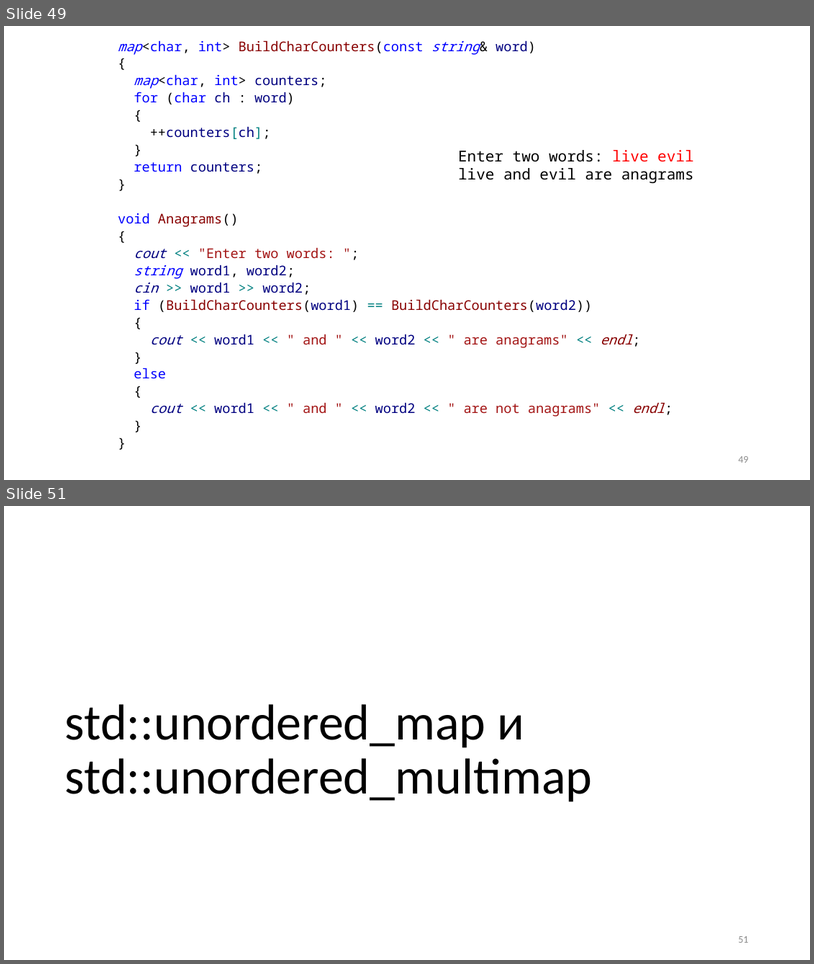
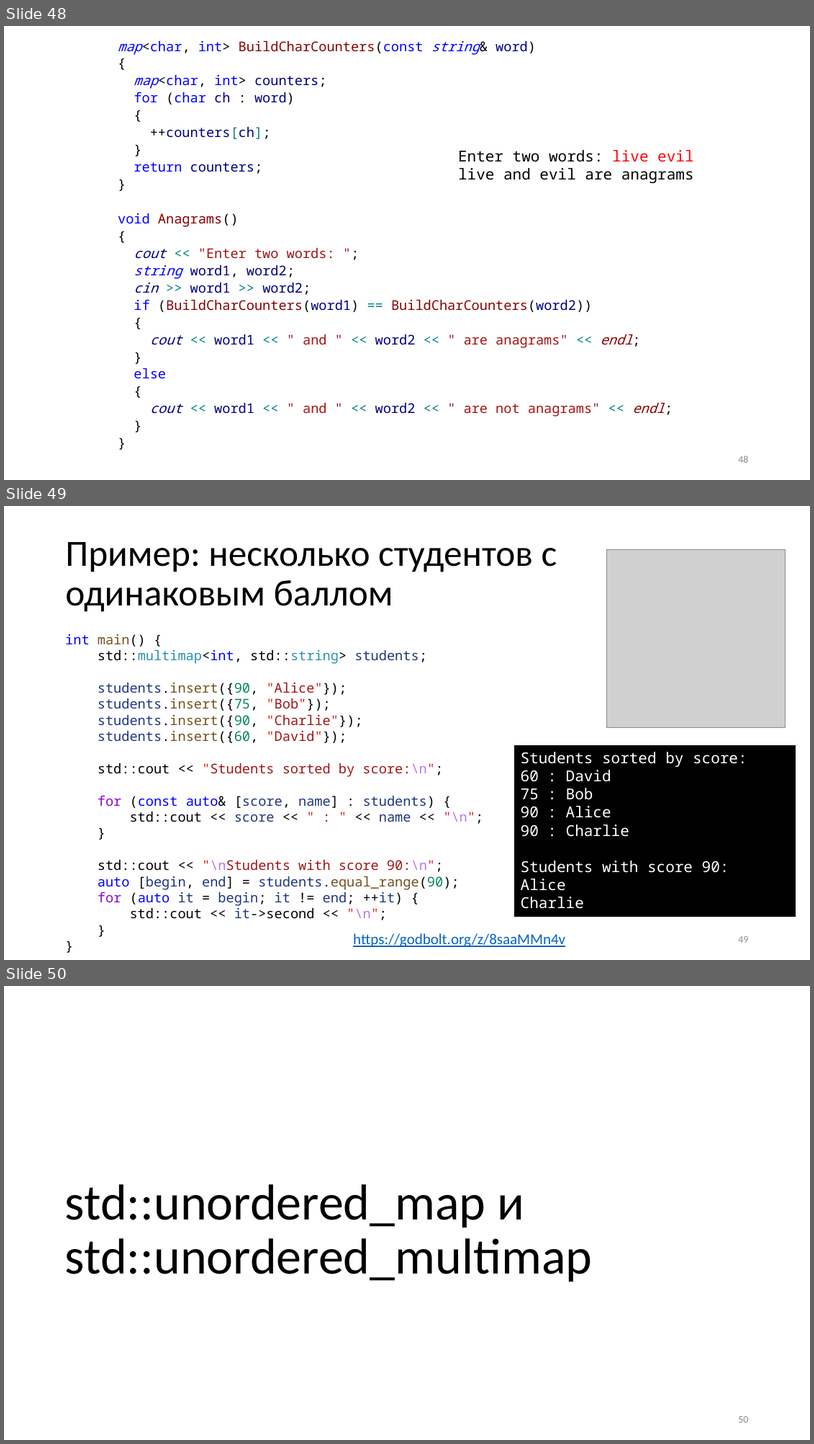
Before and after one commit to alexey-malov/oop, a slide deck: lectures/01/Стандартная библиотека.pptx. Shown one above the other, each under a label of ours: slides 49 and 51 before the commit, slides 48, 49 and 50 after it; the slides between them are not shown. The pictures are 814x964 and 814x1444 pixels, drawn with LibreOffice and Linux fonts; fonts in the diff are those of the drawing; grey boxes stand for pictures. Boxes give left, top, right and bottom in pixels: in the first picture for what was removed or moved away, otherwise in the second. Text is boxed around its words. In the diff, an @@ line names an element or a change of style, - is before the commit and + after.

```diff
--- a/lectures/01/Стандартная библиотека.pptx
+++ b/lectures/01/Стандартная библиотека.pptx
@@ slide 49 added at <box>4,506,810,960</box>, background #FFFFFF @@
@@ title added at <box>65,542,558,612</box>, 44 pt, text #000000 @@
+Пример: несколько студентов с одинаковым баллом
@@ picture added at <box>607,549,786,728</box> @@
@@ text added at <box>65,634,484,920</box>, 16 pt, text #000000 @@
+int main() {
+std::multimap<int, std::string> students;
+students.insert({90, "Alice"});
+students.insert({75, "Bob"});
+students.insert({90, "Charlie"});
+students.insert({60, "David"});
+std::cout << "Students sorted by score:\n";
+for (const auto& [score, name] : students) {
+std::cout << score << " : " << name << "\n";
+}
+std::cout << "\nStudents with score 90:\n";
+auto [begin, end] = students.equal_range(90);
+for (auto it = begin; it != end; ++it) {
+std::cout << it->second << "\n";
+}
+}
@@ rectangle added at <box>515,746,797,917</box>, fill #000000, outline #000000 1 pt, 18 pt, text #FFFFFF @@
+Students sorted by score:
+60 : David
+75 : Bob
+90 : Alice
+90 : Charlie
+Students with score 90:
+Alice
+Charlie
@@ text added at <box>353,933,566,947</box>, 18 pt, text #0563C1, underline @@
+https://godbolt.org/z/8saaMMn4v
@@ page number added at <box>738,936,748,942</box>, 12 pt, text #8C8C8C @@
+49
@@ what was slide 49 is now slide 48 @@
@@ page number at <box>738,455,748,462</box>: text changed @@
-49
+48
@@ what was slide 51 is now slide 50 @@
@@ page number at <box>738,1416,748,1422</box>: text changed @@
-51
+50
```
Also in this commit, not shown: 7 slides changed, 11 other slides added, 6 slides removed.
